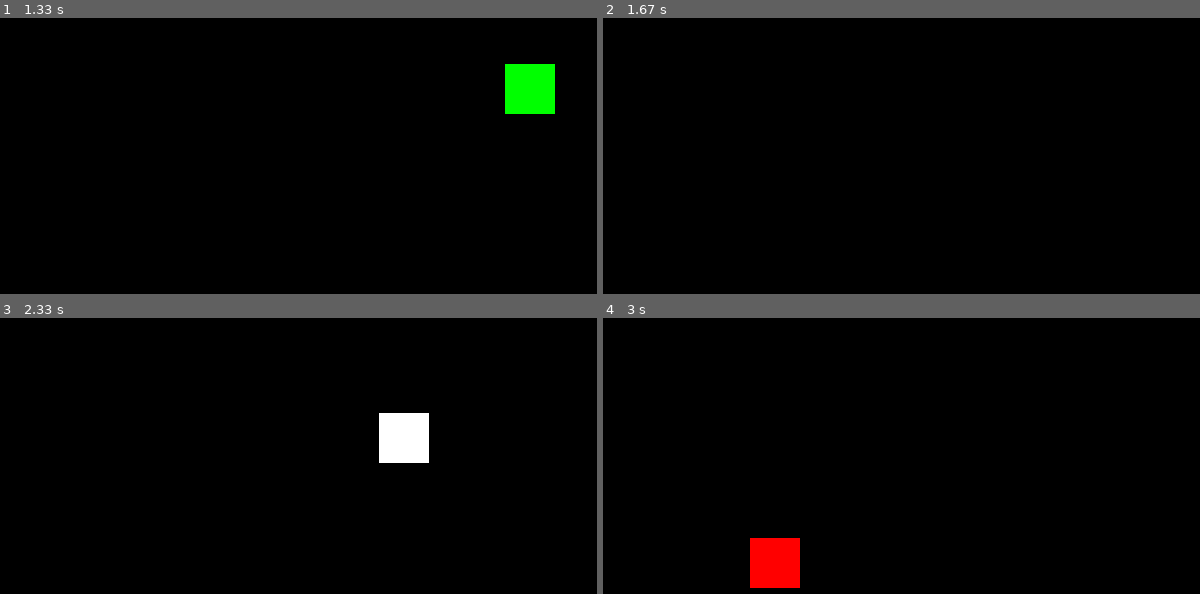
Above: before the commit, frames 1-4 (two rows, left to right).
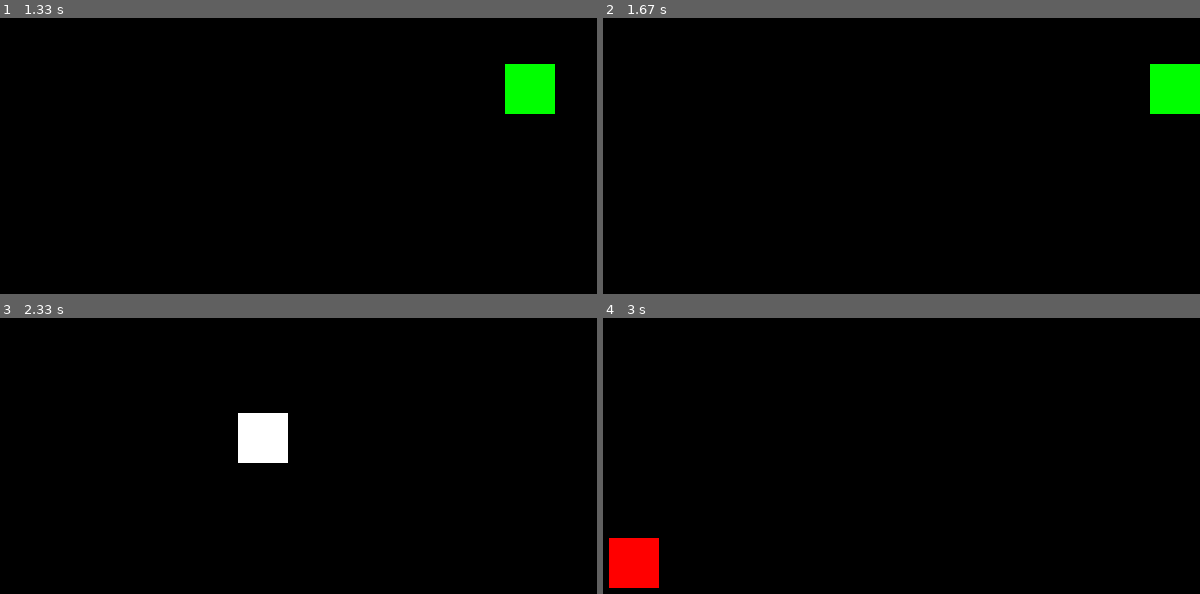
Above: after the commit, the same moments.

Repository: alderaan/Pygame-Space-Invaders
Game: pygame game, started from main.py
Same seed, same stepped clock (60 frames per second), same inputs: the game is played once before the commit and once after it.
Inputs:
- Up to frame 1 (1.33 s): hold D 0.33-0.8 s; hold W 0.83-1.13 s; hold D from 1.17 s (still down)
- Up to frame 2 (1.67 s): release D at 1.63 s
- Up to frame 3 (2.33 s): hold A 1.67-2.2 s; hold S from 2.23 s (still down)
- Up to frame 4 (3 s): release S at 2.53 s; hold A 2.57-2.97 s

Frame 1 is identical in both runs. In frame 2, 1.5% of the frame differs, in the area x 91-100%, y 16-35%; in frame 3, 3.0%, in the area x 39-72%, y 34-53%; in frame 4, 3.0%.

Commit message:
preventing moving off screen

Diff:
--- /dev/null
+++ b/config.py
@@ -0,0 +1,9 @@
+SCREEN_WIDTH = 800
+SCREEN_HEIGHT = 600
+
+COLOR_1 = (255, 0, 0)
+COLOR_2 = (0, 255, 0)
+COLOR_3 = (0, 0, 255)
+COLOR_4 = (255, 255, 255)
+
+SPEED = 600  # pixels per second
--- a/main.py
+++ b/main.py
@@ -44,6 +44,16 @@
         player.move_ip(0, speed * dt)
         player_color = color_4
 
+    # Ensure the player stays within screen boundaries
+    if player.left < 0:
+        player.left = 0
+    if player.right > SCREEN_WIDTH:
+        player.right = SCREEN_WIDTH
+    if player.top < 0:
+        player.top = 0
+    if player.bottom > SCREEN_HEIGHT:
+        player.bottom = SCREEN_HEIGHT
+
     for event in pygame.event.get():
         if event.type == pygame.QUIT:
             run = False
